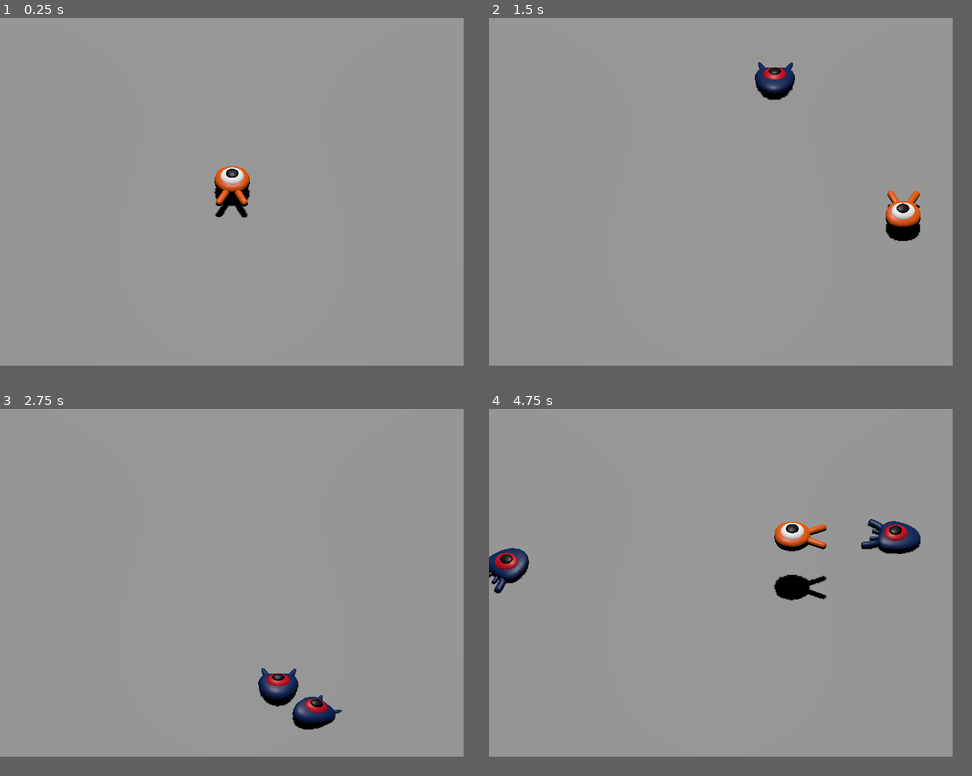
Above: before the commit, frames 1-4 (two rows, left to right).
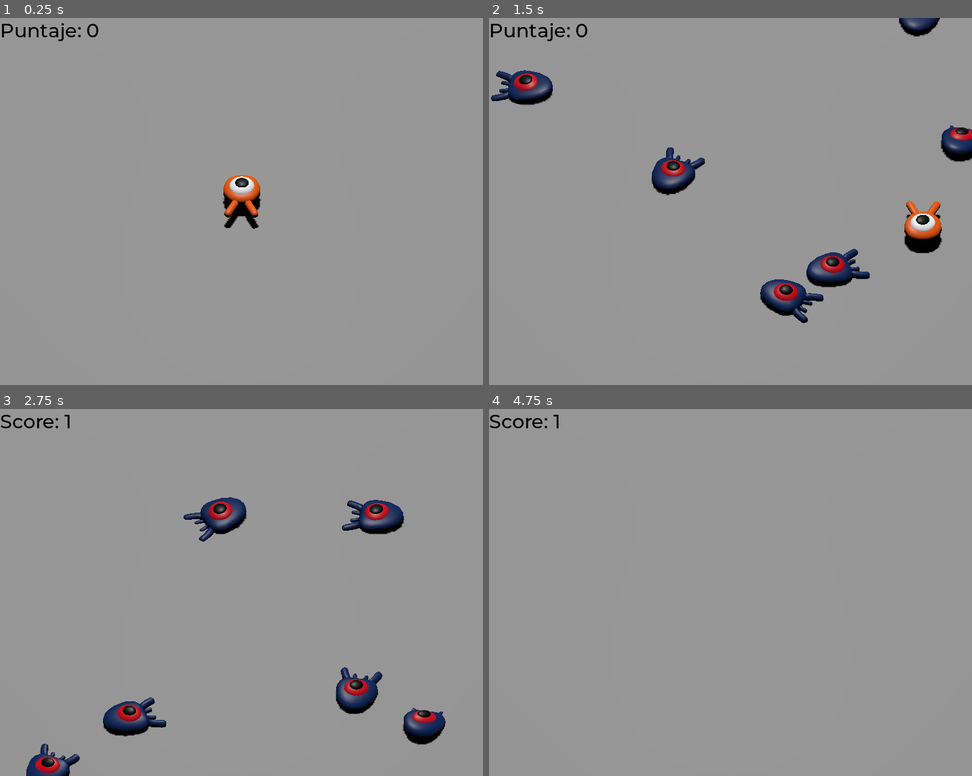
Above: after the commit, the same moments.

Repository: Kixir-R/3D
Game: Godot game, scene res://scenes/main.tscn
The game is run twice, just before and just after one commit, with the same random seed, the same clock (stepped at 60 frames per second) and the same inputs.
Inputs:
- Up to frame 1 (0.25 s): no input
- Up to frame 2 (1.5 s): hold D (Right) 0.53-1.28 s; tap Space (Jump) at 0.77 s; hold S (Backward) from 1.28 s (still down)
- Up to frame 3 (2.75 s): tap Space (Jump) at 1.52 s; release S (Backward) at 2.03 s; hold D (Right) from 2.03 s (still down)
- Up to frame 4 (4.75 s): release D (Right) at 2.78 s; hold W (Forward) 2.78-3.53 s; tap Space (Jump) at 3.02, 3.77, 4.52 s; hold A (Left) from 3.53 s (still down)
In our replay, the window is 720x540 before the commit and 750x570 after it. These sizes can differ from the game's own. Grey fills any space a smaller window leaves; there, only what the larger window draws over its background counts as a difference.

The runs differ from the first frame. In frame 1, 1.4% of the frame differs, in the area x 0-54%, y 1-58%; in frame 2, 6.6%, in the area x 0-100%, y 0-84%; in frame 3, 6.2%; in frame 4, 2.9%.

Commit message:
actualización
actualización

Diff:
--- a/project.godot
+++ b/project.godot
@@ -17,34 +17,39 @@
 
 [display]
 
-window/size/viewport_width=720
-window/size/viewport_height=540
+window/size/viewport_width=750
+window/size/viewport_height=570
 
 [input]
 
 Forward={
 "deadzone": 0.2,
 "events": [Object(InputEventKey,"resource_local_to_scene":false,"resource_name":"","device":-1,"window_id":0,"alt_press …(192 unchanged characters)…
+, Object(InputEventJoypadMotion,"resource_local_to_scene":false,"resource_name":"","device":-1,"axis":1,"axis_value":-1.0,"script":null)
 ]
 }
 Backward={
 "deadzone": 0.2,
 "events": [Object(InputEventKey,"resource_local_to_scene":false,"resource_name":"","device":-1,"window_id":0,"alt_press …(192 unchanged characters)…
+, Object(InputEventJoypadMotion,"resource_local_to_scene":false,"resource_name":"","device":-1,"axis":1,"axis_value":1.0,"script":null)
 ]
 }
 Left={
 "deadzone": 0.2,
 "events": [Object(InputEventKey,"resource_local_to_scene":false,"resource_name":"","device":-1,"window_id":0,"alt_press …(191 unchanged characters)…
+, Object(InputEventJoypadMotion,"resource_local_to_scene":false,"resource_name":"","device":-1,"axis":0,"axis_value":-1.0,"script":null)
 ]
 }
 Right={
 "deadzone": 0.2,
 "events": [Object(InputEventKey,"resource_local_to_scene":false,"resource_name":"","device":-1,"window_id":0,"alt_press …(192 unchanged characters)…
+, Object(InputEventJoypadMotion,"resource_local_to_scene":false,"resource_name":"","device":-1,"axis":0,"axis_value":1.0,"script":null)
 ]
 }
 Jump={
 "deadzone": 0.2,
 "events": [Object(InputEventKey,"resource_local_to_scene":false,"resource_name":"","device":-1,"window_id":0,"alt_press …(191 unchanged characters)…
+, Object(InputEventJoypadButton,"resource_local_to_scene":false,"resource_name":"","device":-1,"button_index":0,"pressure":0.0,"pressed":true,"script":null)
 ]
 }
 
--- a/scenes/main.tscn
+++ b/scenes/main.tscn
@@ -3,6 +3,8 @@
 [ext_resource type="PackedScene" uid="uid://bjix5syv7xgot" path="res://scenes/player.tscn" id="1_o5qli"]
 [ext_resource type="Script" uid="uid://cbcmjq7t3yxfm" path="res://scripts/main.gd" id="1_sugp2"]
 [ext_resource type="PackedScene" uid="uid://bw3grbaoy4fgc" path="res://scenes/mob.tscn" id="2_jyhfs"]
+[ext_resource type="FontFile" uid="uid://cyxhh7ddkn62q" path="res://assets/fonts/Montserrat-Medium.ttf" id="4_tbgi4"]
+[ext_resource type="Script" uid="uid://pfhxxbuac6s6" path="res://scripts/score_label.gd" id="5_tefeu"]
 
 [sub_resource type="BoxShape3D" id="BoxShape3D_7dm0k"]
 size = Vector3(60, 2, 60)
@@ -23,6 +25,10 @@
 "tilts": PackedFloat32Array(0, 0, 0, 0)
 }
 point_count = 4
+
+[sub_resource type="Theme" id="Theme_o6xl0"]
+default_font = ExtResource("4_tbgi4")
+default_font_size = 22
 
 [node name="Main" type="Node" unique_id=426261686]
 script = ExtResource("1_sugp2")
@@ -86,11 +92,28 @@
 curve = SubResource("Curve3D_o6xl0")
 
 [node name="SpawnLocation" type="PathFollow3D" parent="SpawnPath" unique_id=1505561389]
-transform = Transform3D(0.0022571755, 0, -0.99999446, 0, 1, 0, 0.99999446, 0, 0.0022571755, -15.2585745, 0, -15.518831)
+transform = Transform3D(0.002257175, 0, -0.9999943, 0, 1, 0, 0.9999943, 0, 0.002257175, -15.2585745, 0, -15.518831)
 
 [node name="MobTimer" type="Timer" parent="." unique_id=341904534]
-wait_time = 0.5
+wait_time = 0.2
 autostart = true
+
+[node name="UserInterface" type="Control" parent="." unique_id=995296683]
+layout_mode = 3
+anchors_preset = 0
+offset_right = 40.0
+offset_bottom = 40.0
+theme = SubResource("Theme_o6xl0")
+
+[node name="ScoreLabel" type="Label" parent="UserInterface" unique_id=1615364044]
+layout_mode = 0
+offset_right = 40.0
+offset_bottom = 23.0
+theme_override_colors/font_color = Color(0, 0, 0, 1)
+theme_override_fonts/font = ExtResource("4_tbgi4")
+theme_override_font_sizes/font_size = 30
+text = "Puntaje: 0"
+script = ExtResource("5_tefeu")
 
 [connection signal="hit" from="Player" to="." method="_on_player_hit"]
 [connection signal="timeout" from="MobTimer" to="." method="_on_mob_timer_timeout"]
--- a/scenes/player.tscn
+++ b/scenes/player.tscn
@@ -4,7 +4,7 @@
 [ext_resource type="PackedScene" uid="uid://d0ypm0v45pwdv" path="res://assets/art/player.glb" id="2_qhqgy"]
 
 [sub_resource type="SphereShape3D" id="SphereShape3D_dqkch"]
-radius = 1.1691594
+radius = 1.109273
 
 [sub_resource type="CylinderShape3D" id="CylinderShape3D_g2els"]
 height = 1.4626639
--- a/scripts/main.gd
+++ b/scripts/main.gd
@@ -24,7 +24,8 @@
 	mob.initialize(mob_spawn_location.position, player_position)
 	# aparecemos al mob por agregarlo a la escena principal
 	add_child(mob)
-
+# Conectamos el mob a la etiqueta de puntaje para actualizarla
+	mob.squashed.connect($UserInterface/ScoreLabel._on_mob_squashed.bind())
 
 func _on_player_hit():
 	$MobTimer.stop()
--- /dev/null
+++ b/scripts/score_label.gd
@@ -0,0 +1,16 @@
+extends Label
+
+
+# Called when the node enters the scene tree for the first time.
+func _ready() -> void:
+	pass # Replace with function body.
+
+
+# Called every frame. 'delta' is the elapsed time since the previous frame.
+func _process(delta: float) -> void:
+	pass
+var score = 0
+
+func _on_mob_squashed():
+	score += 1
+	text = "Score: %s" % score
Not shown, added: scripts/score_label.gd.uid
